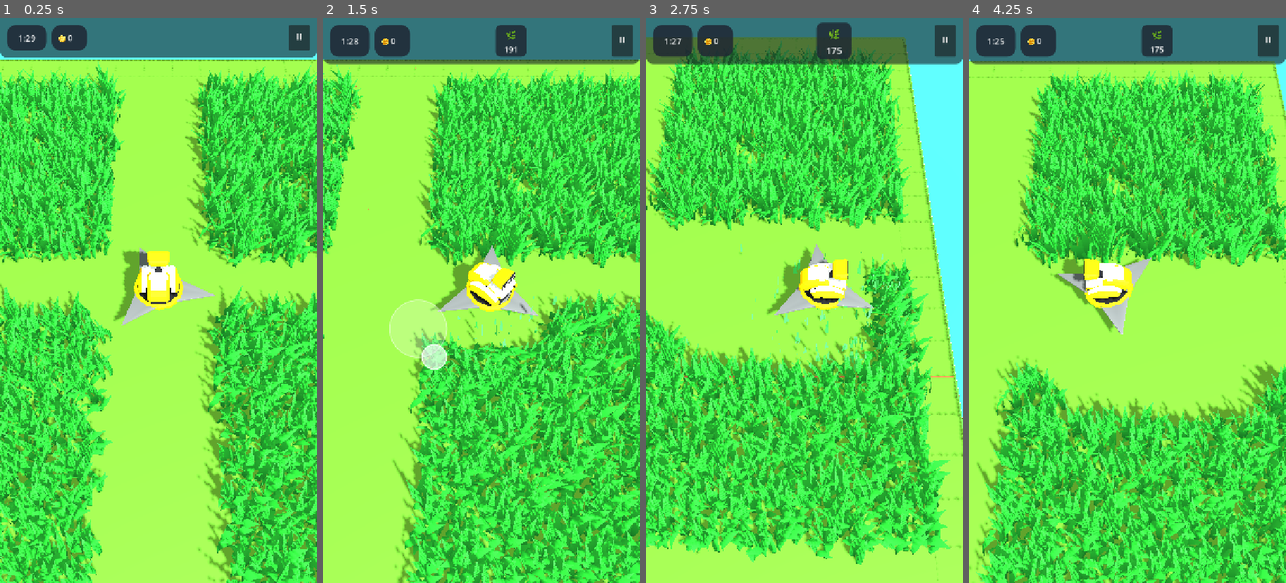
Above: before the commit, frames 1-4 (left to right).
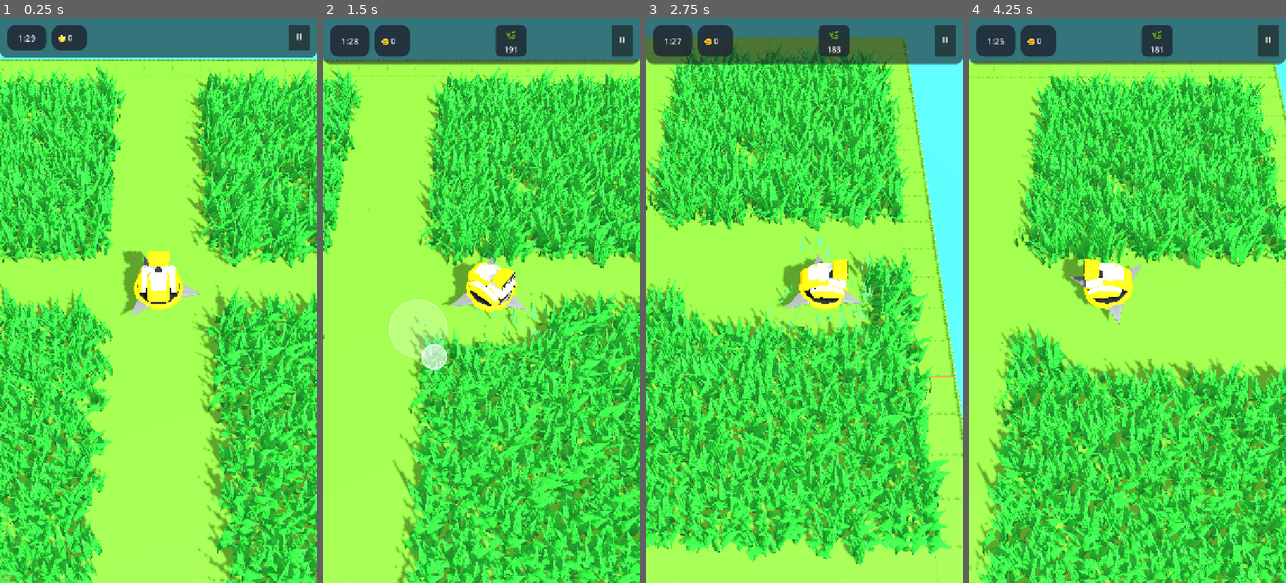
Above: after the commit, the same moments.

Repository: rogerbif/grass-cut-bot
Game: Godot game, scene res://scenes/main.tscn
Same seed, same stepped clock (60 frames per second), same inputs: the game is played once before the commit and once after it.
Inputs (mouse positions are in pixels of both pictures, inside the frame that each line leads up to):
- Up to frame 1 (0.25 s): no input
- Up to frame 2 (1.5 s): tap Enter at 0.5 s; move the mouse to (551, 272) at 0.52 s; hold Right (ui_right) 0.53-1.25 s; hold Alt 0.53-1.25 s; click (551, 272) at 0.67 s; drag from (418, 328) to (465, 413) at 1.27 s
- Up to frame 3 (2.75 s): move the mouse to (836, 176) at 2.02 s; hold Right (ui_right) from 2.03 s (still down); tap Z at 2.1 s
- Up to frame 4 (4.25 s): release Right (ui_right) at 2.75 s; drag from (1111, 413) to (1032, 215) at 2.77 s; move the mouse to (1222, 385) at 3.52 s; hold Left (ui_left) from 3.53 s (still down); tap 1 at 3.6 s

The runs differ from the first frame. In frame 1, 1.8% of the frame differs, in the area x 16-83%, y 36-62%; in frame 2, 3.6%; in frame 3, 8.1%; in frame 4, 8.4%, in the area x 9-98%, y 5-76%.

Commit message:
feat(cutter): reduz raio inicial da lamina para 0.90m com incremento de 0.10m

Diff:
--- a/project.godot
+++ b/project.godot
@@ -11,7 +11,7 @@
 [application]
 
 config/name="Grass Cut Bot"
-config/version="0.5.4"
+config/version="0.5.5"
 run/main_scene="res://scenes/main.tscn"
 config/features=PackedStringArray("4.7", "Mobile")
 config/icon="res://icon.svg"
--- a/scenes/cutter/cutter.tscn
+++ b/scenes/cutter/cutter.tscn
@@ -9,7 +9,7 @@
 
 [sub_resource type="CylinderShape3D" id="CylinderShape3D_f1mop"]
 height = 0.4
-radius = 1.18
+radius = 0.9
 
 [sub_resource type="StandardMaterial3D" id="StandardMaterial3D_djd10"]
 albedo_color = Color(1, 0.85, 0.25, 1)
--- a/scripts/core/upgrade_manager.gd
+++ b/scripts/core/upgrade_manager.gd
@@ -63,8 +63,8 @@
 
 # Getters para valores no gameplay
 func get_blade_radius() -> float:
-	# Raio base de 1.18m + 0.15m a cada upgrade
-	return 1.18 + (radius_level - 1) * 0.15
+	# Raio base de 0.90m + 0.10m a cada upgrade
+	return 0.90 + (radius_level - 1) * 0.10
 
 func get_cutter_speed() -> float:
 	# Velocidade base de 3.25m/s (reduzida em 50% para controle touch preciso) + 0.45m/s por nível
--- a/scripts/cutter/cutter.gd
+++ b/scripts/cutter/cutter.gd
@@ -78,7 +78,7 @@
 const FLOWER_MAT: ShaderMaterial = preload("res://shaders/interactive_flower_material.tres")
 
 func _update_shader_globals() -> void:
-	var blade_radius: float = 1.18
+	var blade_radius: float = 0.90
 	if UpgradeManager != null:
 		blade_radius = UpgradeManager.get_blade_radius()
 	var interact_radius: float = blade_radius + 0.95
Not shown, changed: docs/02_entidades_e_mecanicas/SISTEMA_DO_CORTADOR.md
Not shown, changed: docs/04_sistemas_e_gameplay/ECONOMIA_E_OFICINA.md
Not shown, added: docs/historico_melhorias/032_ajuste_raio_base_e_incremento_lamina.md
Not shown, changed: docs/historico_melhorias/INDICE_MELHORIAS.md
